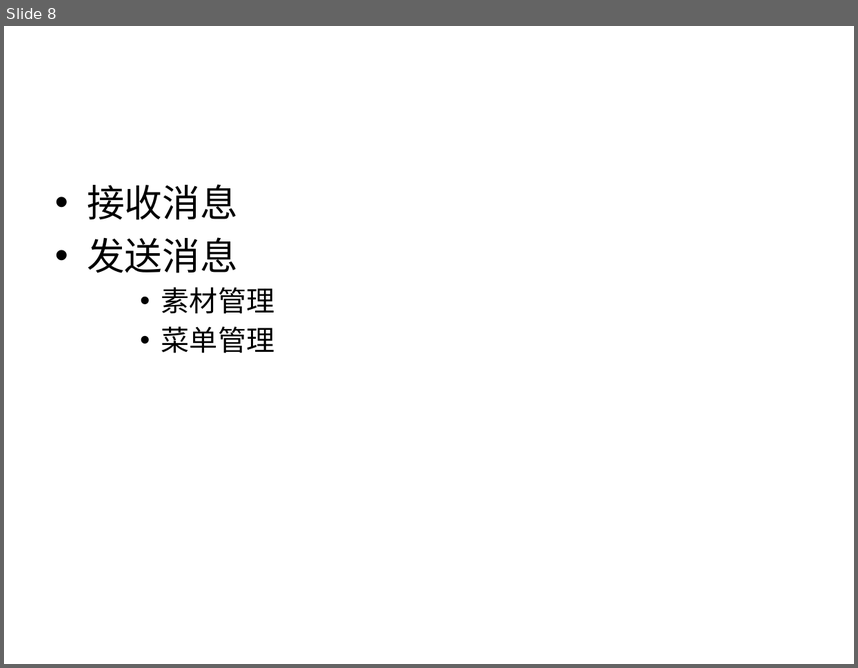
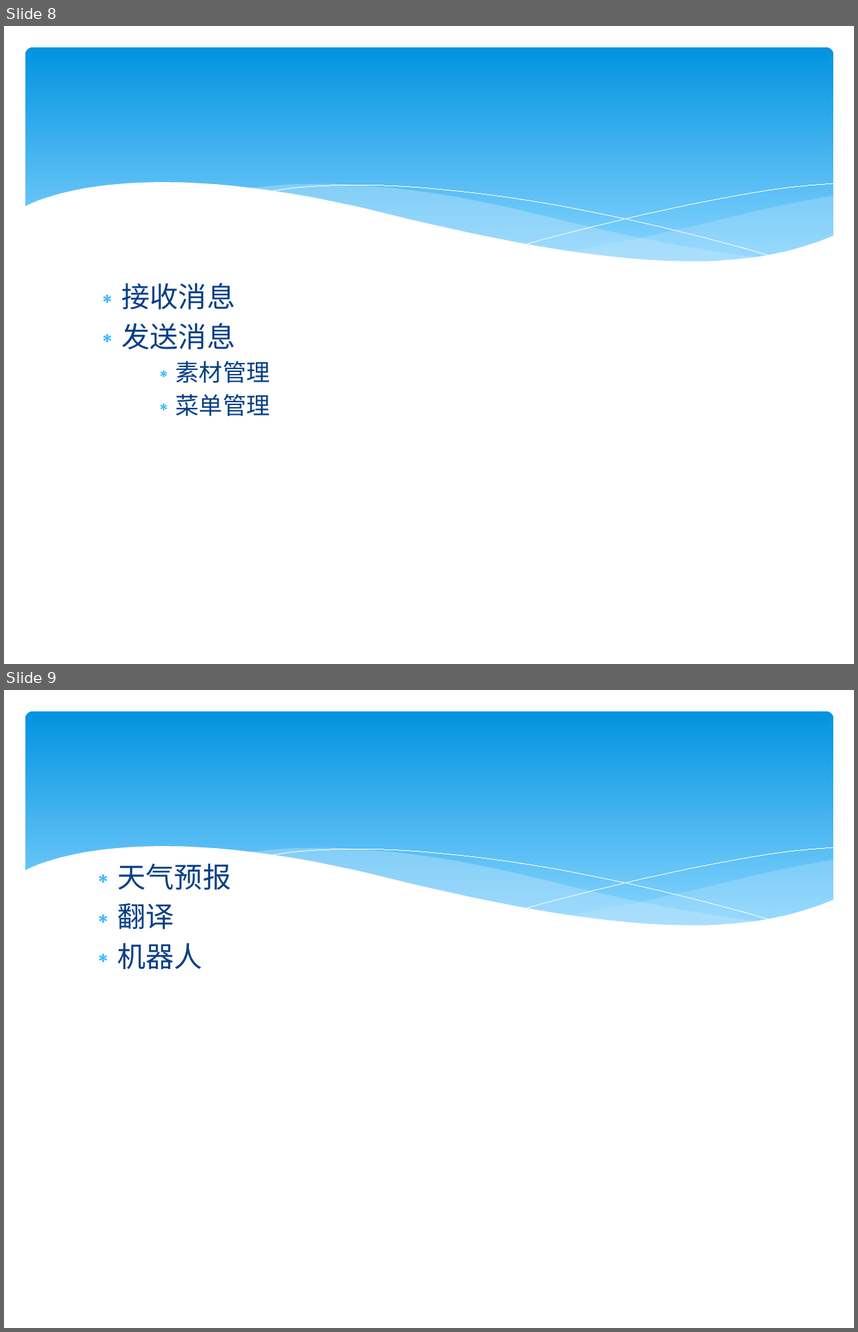
Before and after one commit to Chaos777/WeixinT, a slide deck: weixin.pptx. Shown one above the other, each under a label of ours: slide 8 before the commit, slides 8 and 9 after it. The pictures are 858x668 and 858x1332 pixels, drawn with LibreOffice and Linux fonts; fonts in the diff are those of the drawing. Boxes give left, top, right and bottom in pixels: in the first picture for what was removed or moved away, otherwise in the second. Text is boxed around its words. In the diff, an @@ line names an element or a change of style, - is before the commit and + after.

```diff
--- a/weixin.pptx
+++ b/weixin.pptx
@@ slide 9 added at [4, 690, 854, 1328], background #FFFFFF; not listed: 6 template elements that a slide beside it also shows @@
@@ text added at [118, 863, 231, 969], 24 pt, text #073E87 @@
+∗ 天气预报
+∗ 翻译
+∗ 机器人
@@ slide 8 changed as well @@
@@ rounded rectangle added at [25, 47, 833, 276], fill gradient #0293E0 to #83D3FE @@
@@ group added at [23, 183, 835, 305]: 5 freeform shapes @@
@@ text "接收消息": place and size @@
-text "接收消息" at [87, 184, 274, 353]
+text "接收消息" at [122, 283, 270, 416]
@@ text "接收消息" at [122, 283, 270, 416]: size 32 to 24 pt in "接收消息", "发送消息"; font Calibri to Cabin, text colour #000000 to #073E87; size 24 to 20 pt in "素材管理", "菜单管理"; bullet • to ∗; less space between paragraphs @@
```
Also in this commit, not shown: 7 other slides changed.
